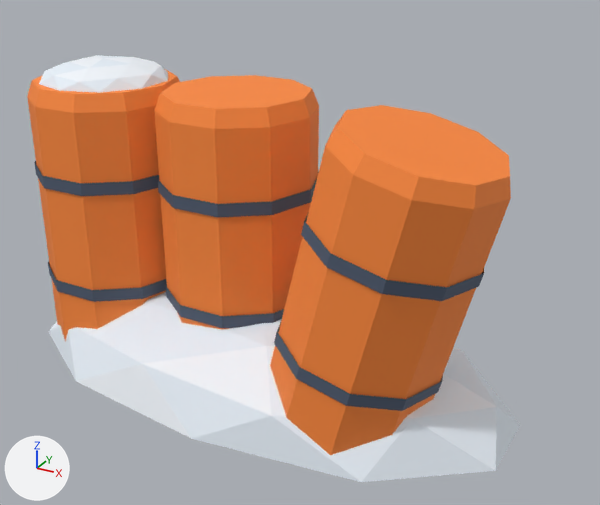
An edit to the glTF model foxspy/models/kit-arctic-decor-2.glb, drawn before and after from the same camera.
Both versions are drawn from a 50 mm camera at (1.315, -1.313, 1.439) aimed at (0.223, 0.673, 0.446). The axes (+X, +Y, +Z) are drawn at lower left. The lights are the same throughout. The picture after the commit comes second. Vertices at exactly the same position are counted once.

Objects in the first picture: 'kit-arctic-decor-2'.
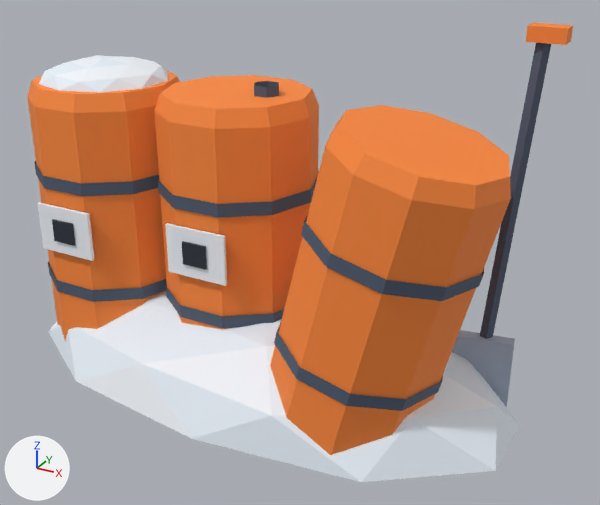
Boxes (x1, y1, x2, y2) around the edits, measured in the pictures (600 x 505 px):
'kit-arctic-decor-2', reshaped (11% wider, 7% taller): before (27, 55, 520, 482); after (27, 23, 573, 482)
part 1 of me_kit_arctic_decor_2, added: after (37, 203, 94, 261)
part 2 of me_kit_arctic_decor_2, added: after (52, 219, 76, 246)
part 3 of me_kit_arctic_decor_2, added: after (165, 223, 227, 286)
part 4 of me_kit_arctic_decor_2, added: after (182, 241, 207, 270)
part 5 of me_kit_arctic_decor_2, added (orange): after (526, 23, 573, 45)
part 6 of me_kit_arctic_decor_2, added: after (254, 81, 279, 98)
part 7 of me_kit_arctic_decor_2, added: after (452, 43, 551, 407)

The change in detail:
me_kit_arctic_decor_2 is used by ob_kit_arctic_decor_2; location (0.0, 0.0, 0.0).
me_kit_arctic_decor_2 had 330 vertices, 520 faces and spanned x -0.71..0.9, y 0.25..1.04, z -0.05..0.96.
me_kit_arctic_decor_2 now has 412 vertices, 632 faces and spans x -0.71..0.9, y 0.25..1.04, z -0.05..1.12.
me_kit_arctic_decor_2 part 1: a new loose piece, a box spanning x -0.55..-0.35, y 0.405..0.415, z 0.4..0.55, in mat_main.
me_kit_arctic_decor_2 part 2: a new loose piece, a box spanning x -0.49..-0.41, y 0.398..0.404, z 0.44..0.51, in mat_main.
me_kit_arctic_decor_2 part 3: a new loose piece, a box spanning x -0.1..0.1, y 0.455..0.465, z 0.4..0.55, in mat_main.
me_kit_arctic_decor_2 part 4: a new loose piece, a box spanning x -0.04..0.04, y 0.448..0.454, z 0.44..0.51, in mat_main.
me_kit_arctic_decor_2 part 5: a new loose piece, a box spanning x 0.78..0.88, y 0.85..0.91, z 1.08..1.12, in mat_main.
Part 6, on me_kit_arctic_decor_2:
24 vertices are added at x -0.39..0.14, y 0.62..0.73, z 0.9..0.93.
24 new faces join them.
Part 7, on me_kit_arctic_decor_2:
13 vertices are added at x 0.66..0.84, y 0.8..0.88, z 0.0..0.22.
5 new vertices lie (0.07, 0.03, 0.95) away from vertices in x 0.73..0.77, y 0.83..0.87, z 0.15.
28 new faces join them.
